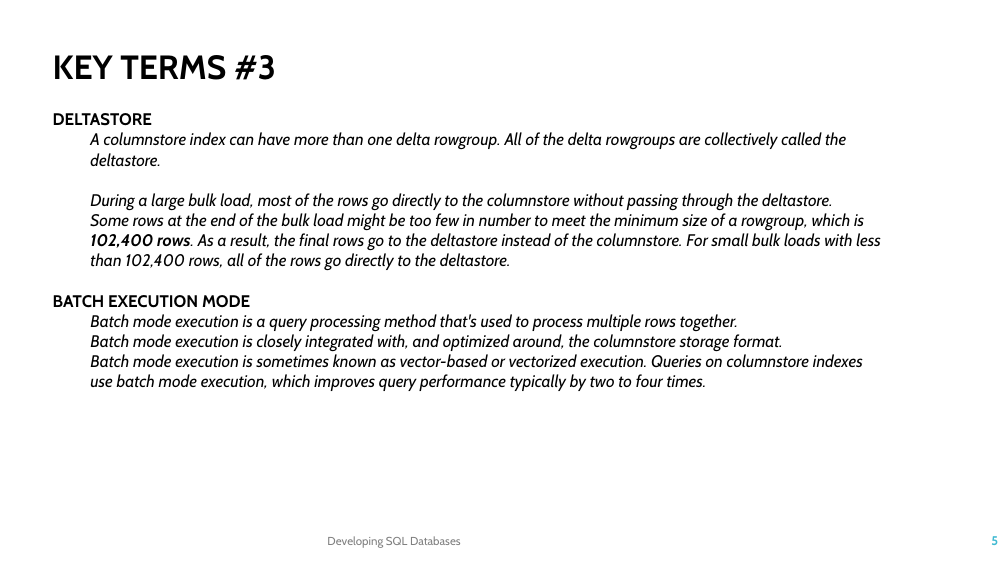
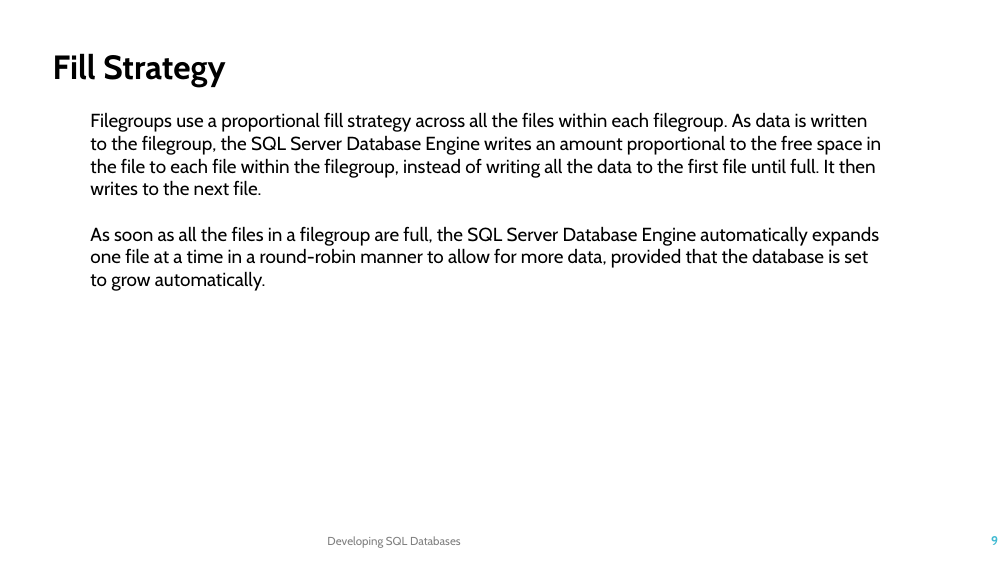
Before and after one commit to TKostyrka/70762DevSQLDB, a slide deck: slide 9 of DEVSQL_05_ColumnStoreIndex/DEVSQL_05A_Partitions.pptx (slide 5 before the commit). Drawn at 1008x567 pixels with LibreOffice and Linux fonts; fonts in the diff are those of the drawing. Boxes give left, top, right and bottom in pixels: in the first picture for what was removed or moved away, otherwise in the second. Text is boxed around its words. In the diff, an @@ line names an element or a change of style, - is before the commit and + after.

```diff
--- a/DEVSQL_05_ColumnStoreIndex/DEVSQL_05A_Partitions.pptx
+++ b/DEVSQL_05_ColumnStoreIndex/DEVSQL_05A_Partitions.pptx
@@ text at (53, 53, 882, 291): text changed; size 16 to 18 pt; italic off @@
-KEY TERMS #3
-DELTASTORE
-  A columnstore index can have more than one delta rowgroup. All of the delta rowgroups are collectively called the deltastore.
-  During a large bulk load, most of the rows go directly to the columnstore without passing through the deltastore.
-  Some rows at the end of the bulk load might be too few in number to meet the minimum size of a rowgroup, which is 102,400 rows. As a result, the final rows go to the deltastore instead of the columnstore. For small bulk loads with less than 102,400 rows, all of the rows go directly to the deltastore.
-BATCH EXECUTION MODE
-  Batch mode execution is a query processing method that's used to process multiple rows together.
-  Batch mode execution is closely integrated with, and optimized around, the columnstore storage format.
-  Batch mode execution is sometimes known as vector-based or vectorized execution. Queries on columnstore indexes use batch mode execution, which improves query performance typically by two to four times.
+Fill Strategy
+  Filegroups use a proportional fill strategy across all the files within each filegroup. As data is written to the filegroup, the SQL Server Database Engine writes an amount proportional to the free space in the file to each file within the filegroup, instead of writing all the data to the first file until full. It then writes to the next file.
+  As soon as all the files in a filegroup are full, the SQL Server Database Engine automatically expands one file at a time in a round-robin manner to allow for more data, provided that the database is set to grow automatically.
@@ page number at (991, 536, 998, 545): text changed @@
-5
+9
```
Also in this commit, not shown: 6 other slides changed, 8 slides added, 5 slides removed.
